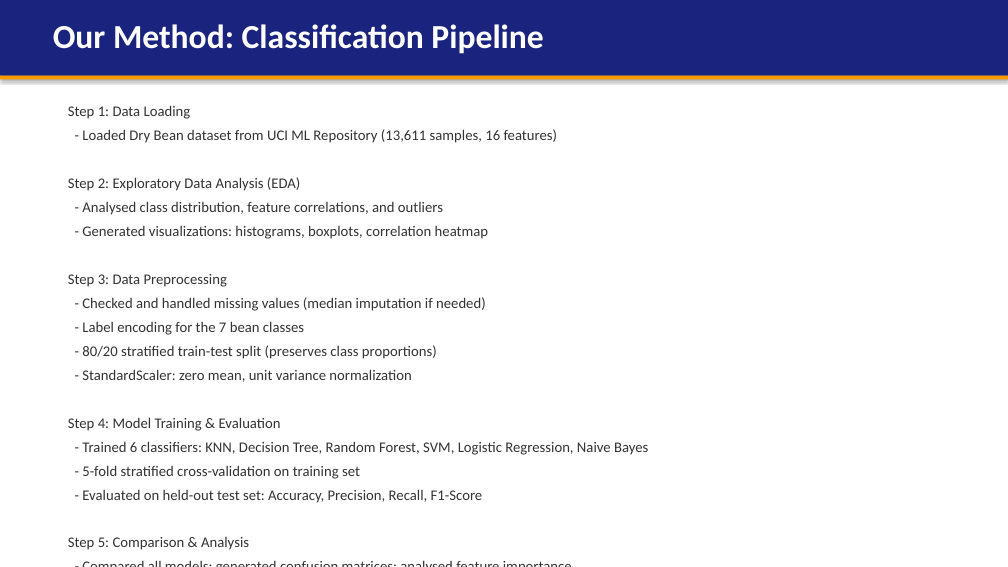
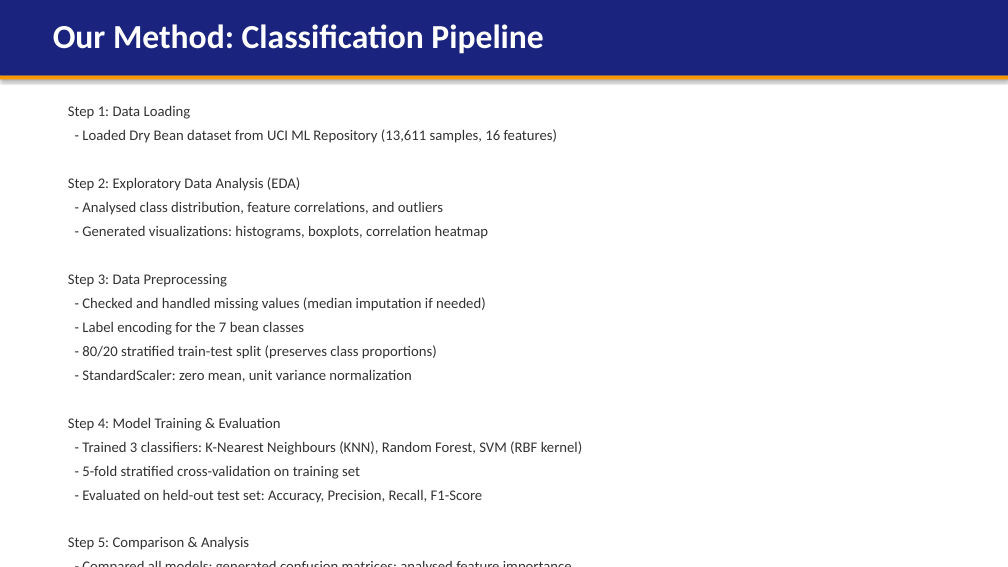
Before and after one commit to fcke109/DryBean, a slide deck: slide 10 of CSCI218_DryBean_Presentation.pptx. Drawn at 1008x567 pixels with LibreOffice and Linux fonts; fonts in the diff are those of the drawing. Boxes give left, top, right and bottom in pixels: in the first picture for what was removed or moved away, otherwise in the second. Text is boxed around its words. In the diff, an @@ line names an element or a change of style, - is before the commit and + after.

```diff
--- a/CSCI218_DryBean_Presentation.pptx
+++ b/CSCI218_DryBean_Presentation.pptx
@@ text at <box>82,441,583,455</box>: text changed @@
-- Trained 6 classifiers: KNN, Decision Tree, Random Forest, SVM, Logistic Regression, Naive Bayes
+- Trained 3 classifiers: K-Nearest Neighbours (KNN), Random Forest, SVM (RBF kernel)
```
Also in this commit, not shown: 7 other slides changed, 12 other files.
